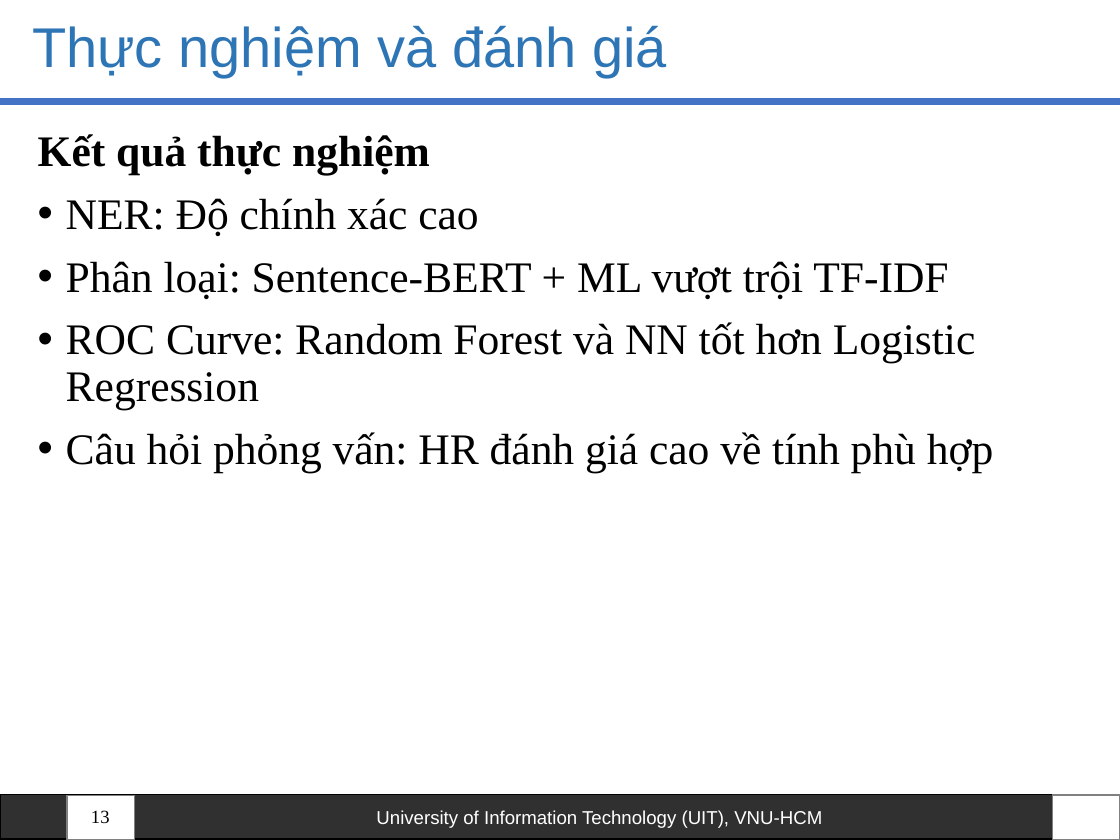
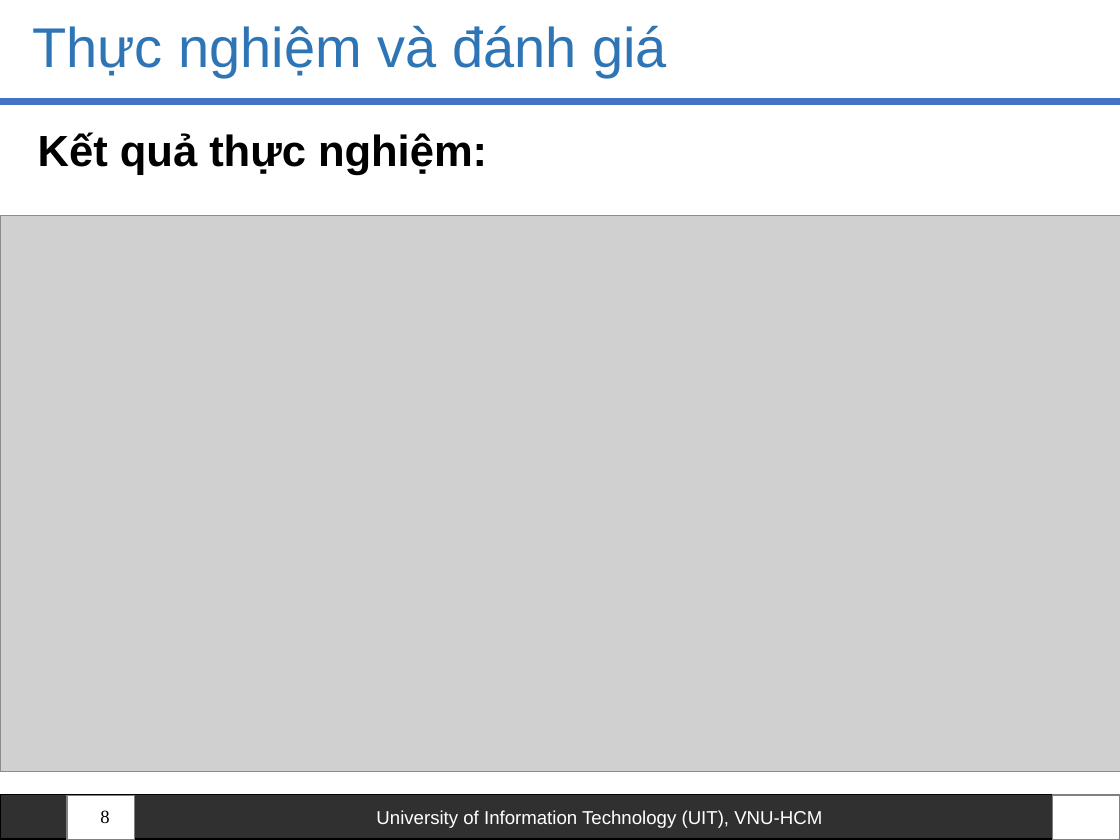
Before and after one commit to HoanHang/AI-UIT, a slide deck: slide 8 of Python_ML/Report/Slide - Bao Cao Cuoi Ki - Python.pptx (slide 13 before the commit). Drawn at 1120x840 pixels with LibreOffice and Linux fonts; fonts in the diff are those of the drawing; grey boxes stand for pictures; background and template pictures are left out. Boxes give left, top, right and bottom in pixels: in the first picture for what was removed or moved away, otherwise in the second. Text is boxed around its words. In the diff, an @@ line names an element or a change of style, - is before the commit and + after.

```diff
--- a/Python_ML/Report/Slide - Bao Cao Cuoi Ki - Python.pptx
+++ b/Python_ML/Report/Slide - Bao Cao Cuoi Ki - Python.pptx
@@ text at (38,132,487,176): text changed; font Times New Roman to Arial; bold on @@
-Kết quả thực nghiệm
-• NER: Độ chính xác cao
-• Phân loại: Sentence-BERT + ML vượt trội TF-IDF
-• ROC Curve: Random Forest và NN tốt hơn Logistic Regression
-• Câu hỏi phỏng vấn: HR đánh giá cao về tính phù hợp
+Kết quả thực nghiệm:
@@ picture added at (0,216,1120,772) @@
@@ page number at (100,810,109,823): text changed @@
-13
+8
```
Also in this commit, not shown: 8 other slides changed, 2 slides removed, 1 other file.
